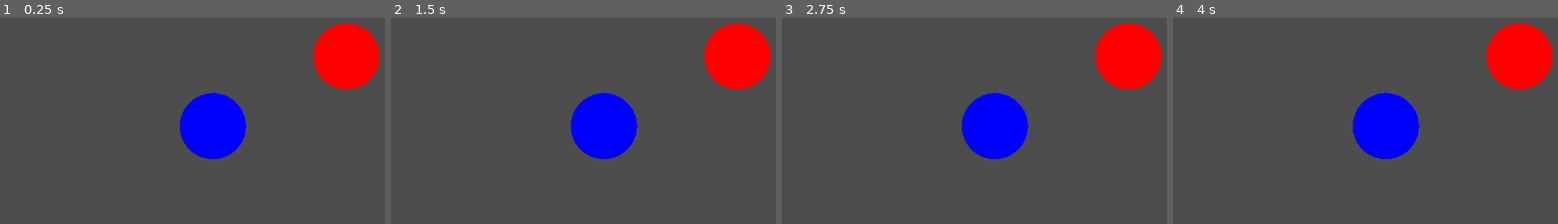
Above: before the commit, frames 1-4 (left to right).
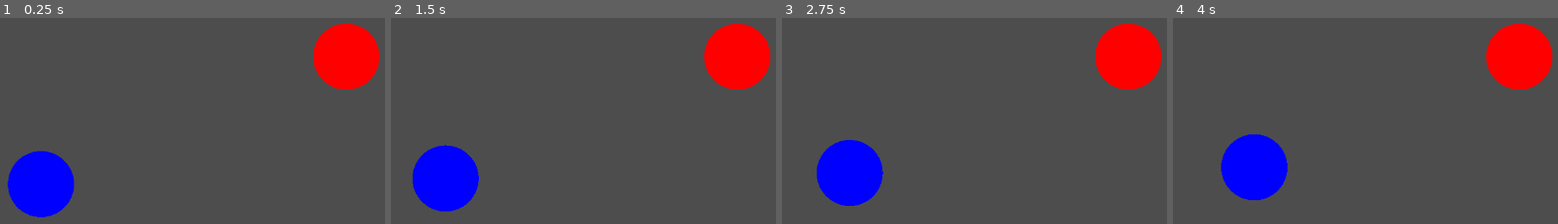
Above: after the commit, the same moments.

Repository: yohananz/game
Game: Godot game, scene res://game.tscn
Two runs of this game, one before a commit and one after it. Both use one fixed random seed, a clock stepped at 60 frames per second and the inputs below.
Inputs (mouse positions are in pixels of both pictures, inside the frame that each line leads up to):
- Up to frame 1 (0.25 s): no input
- Up to frame 2 (1.5 s): move the mouse to (outside the picture) at 0.52 s; click (outside the picture) at 0.67 s; drag from (583, 77) to (699, 141) at 1.27 s
- Up to frame 3 (2.75 s): move the mouse to (outside the picture) at 2.02 s; click (outside the picture) at 2.17 s
- Up to frame 4 (4 s): drag from (1481, 141) to (outside the picture) at 2.77 s; move the mouse to (outside the picture) at 3.52 s; click (outside the picture) at 3.67 s

The runs differ from the first frame. In frame 1, 8.8% of the frame differs, in the area x 1-65%, y 36-97%; in frame 2, 8.8%, in the area x 5-65%, y 36-94%; in frame 3, 8.8%; in frame 4, 8.8%.

Commit message:
Added heart rate mechanics

Diff:
--- a/draggable.gd
+++ b/draggable.gd
@@ -1,44 +1,158 @@
 extends Node2D
 
 var dragging = false
+var heart_rate_values = []  # List to store heart rate data
+var current_index = 0  # Track which heart rate value we're using
+var heart_rate_threshold = 70  # Threshold for relaxation
+var move_speed = 25.0  # Movement speed toward target
+var last_delta = 0.9  # Default small delta value
+var previous_heart_rate = -1  # ✅ Store last heart rate value
+var low_heart_rate_counter = 0  # ✅ Counter to track consecutive low heart rate readings
+var required_count = 2  # ✅ Number of times HR must stay low before moving
 
 func _ready():
-	randomize()  # Ensures randomness on each run
+	randomize()
 	var viewport_size = get_viewport_rect().size
+	var margin = 100
+	var target = get_parent().get_node("TargetObject")  # ✅ Get target position
+	var min_distance = 250  # ✅ Increased minimum distance
 
-	# Define safe spawn margins to avoid edges
-	var margin = 100
+	# ✅ Ensure the object is far enough from the target
+	var new_position = global_position
+	if target:
+		while true:
+			new_position = Vector2(
+				randf_range(margin, viewport_size.x - margin),
+				randf_range(margin, viewport_size.y - margin)
+			)
+			var distance = new_position.distance_to(target.global_position)
+			if distance > min_distance:
+				break  # ✅ Stop when a valid position is found
 
-	# Get a random position within screen bounds
-	var random_position = Vector2(
-		randf_range(margin, viewport_size.x - margin),
-		randf_range(margin, viewport_size.y - margin)
-	)
+	global_position = new_position  # ✅ Set position only after finding a valid one
 
-	global_position = random_position  # Set randomized position
+	print("✅ Starting Position:", global_position, "Target Position:", target.global_position, "Distance:", global_position.distance_to(target.global_position))
 
-	# Debugging Output
-	print("Draggable Object Spawned at:", global_position)
+	load_heart_rate_data()
+	start_heart_rate_timer()
 
-func _input(event):
-	if event is InputEventMouseButton:
-		if event.pressed and (event.position - global_position).length() < 50:
-			dragging = true
-		elif !event.pressed:
-			dragging = false
-			check_win()
 
-	elif event is InputEventMouseMotion and dragging:
-		global_position = event.position
+func load_heart_rate_data():
+	var file = FileAccess.open("res://heart_rate.txt", FileAccess.READ)
 
-func check_win():
+	if not file:
+		print("Failed to load heart rate data! Stopping script...")
+		set_process(false)
+		set_physics_process(false)
+		get_tree().quit()
+		return
+
+	file.seek(0)  # ✅ Ensure we start from the beginning
+	print("DEBUG: File position before reading:", file.get_position(), "/", file.get_length())
+
+	while file.get_position() < file.get_length():
+		var line = file.get_line().strip_edges()  # ✅ Read a line first
+
+		# ✅ Only check EOF AFTER calling `get_line()`
+		if file.get_position() >= file.get_length():
+			print("EOF reached - Exiting game.")
+			break  # ✅ Exit the loop properly
+
+		if line.is_empty():  # ✅ Ignore blank lines
+			continue
+
+		if line.is_valid_float():
+			heart_rate_values.append(int(line))
+
+	file.close()
+
+	if heart_rate_values.is_empty():
+		print("No valid heart rate values found! Stopping script...")
+		set_process(false)
+		set_physics_process(false)
+		get_tree().quit()
+
+func start_heart_rate_timer():
+	var timer = Timer.new()
+	timer.wait_time = 3.0  # Update heart rate every 5 seconds
+	timer.autostart = true
+	timer.timeout.connect(_on_heart_rate_timer)
+	add_child(timer)
+
+func _on_heart_rate_timer():
+	update_heart_rate(last_delta)  # Pass delta stored from _process()
+
+
+func update_heart_rate(delta):
+	if heart_rate_values.size() == 0:
+		print("No heart rate data found!")
+		return
+
+	var simulated_heart_rate = heart_rate_values[current_index]
+	print("Current HR:", simulated_heart_rate, "Previous HR:", previous_heart_rate, "Counter:", low_heart_rate_counter)
+
+	if simulated_heart_rate <= heart_rate_threshold:
+		if simulated_heart_rate == previous_heart_rate:
+			low_heart_rate_counter += 1
+		else:
+			low_heart_rate_counter = 1
+
+		print("✅ HR Counter:", low_heart_rate_counter, "/", required_count)
+
+
+
+	# ✅ Update previous heart rate
+	previous_heart_rate = simulated_heart_rate
+
+	# ✅ Move to next heart rate value (loop if needed)
+	current_index = (current_index + 1) % heart_rate_values.size()
+func move_toward_target(delta):
 	var target = get_parent().get_node("TargetObject")
+
 	if target:
-		var distance = global_position.distance_to(target.global_position)
+		var direction = (target.global_position - global_position).normalized()  # ✅ Move toward target
+		global_position += direction * (move_speed + 10) * delta  # ✅ Move same speed as moving away
 
-		if distance <= 10:  # Ensures only close alignment triggers win
-			global_position = target.global_position  # Snap to target
-			print("You Win!")  # Replace with actual win logic
+		print("➡ Moving TOWARD from:", global_position, "Target at:", target.global_position)
+
+
+func move_away_from_target(delta):
+	var target = get_parent().get_node("TargetObject")
+
+	if target:
+		var direction = (global_position - target.global_position).normalized()  # Opposite direction
+		global_position += direction * (move_speed + 10) * delta  # Move away faster
+
+		print("Moving AWAY from:", global_position, "Target at:", target.global_position)
+
+func _process(delta):
+	last_delta = delta  # Store delta for timer function
+
+	var target = get_parent().get_node("TargetObject")
+	if target and global_position.distance_to(target.global_position) < 5:  # ✅ Only stop if very close
+		print("🎉 You reached the target!")
+		set_process(false)
+		set_physics_process(false)
+		get_tree().quit()
+		return
+
+	print("delta is:", last_delta)
+
+	if target and heart_rate_values.size() > 0:
+		var simulated_heart_rate = heart_rate_values[current_index]
+
+		print("Checking movement conditions - HR:", simulated_heart_rate, "Counter:", low_heart_rate_counter, "/", required_count)
+
+		if simulated_heart_rate < heart_rate_threshold:
+			low_heart_rate_counter += 1
+			if low_heart_rate_counter >= required_count:
+				print("🚀 Moving toward target!")
+				move_toward_target(delta)
+				low_heart_rate_counter = 0
+
+		elif simulated_heart_rate >= 90:
+			print("🚨 Heart rate too high! Moving away...")
+			move_away_from_target(delta)
 
 func _draw():
-	draw_circle(Vector2.ZERO, 50, Color(0, 0, 1))  # Draws a blue circle (draggable)
+	draw_circle(Vector2.ZERO, 50, Color(0, 0, 1))  # Blue circle
Not shown, added: heart_rate.txt
Not shown, added: heartbit.xlsx
Not shown, added: ~$heartbit.xlsx
